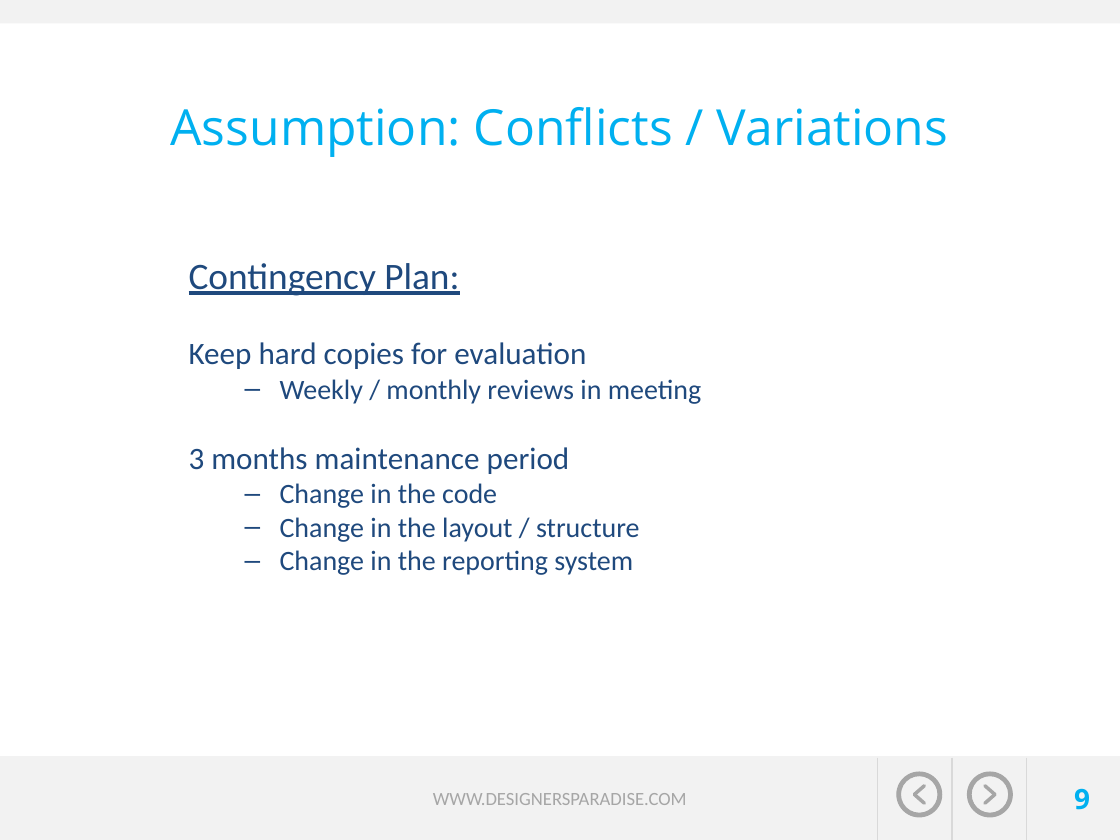
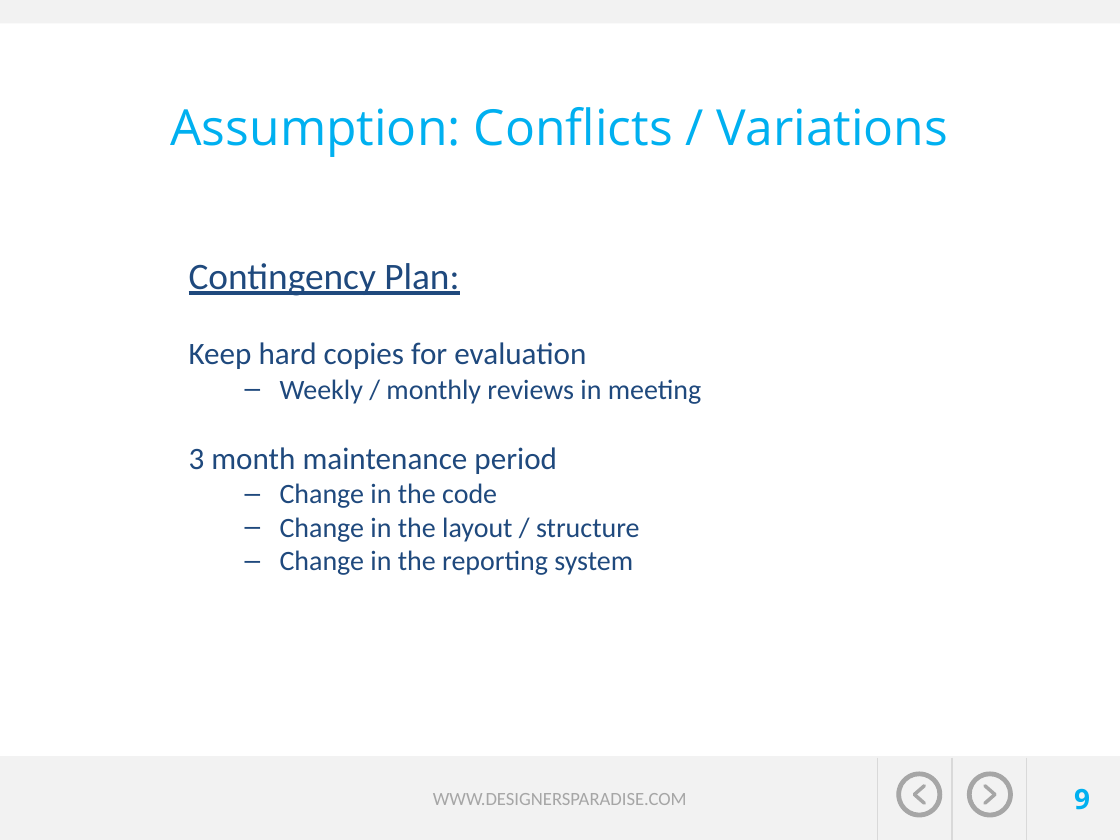
Before and after one commit to jvector-solutions/SAIT-OOSD-Team5, a slide deck: slide 9 of presentation/Travel expert presentation_Group5-John-Megha-Brian-Mahmood.pptx. Drawn at 1120x840 pixels with LibreOffice and Linux fonts; fonts in the diff are those of the drawing; background and template pictures are left out. Boxes give left, top, right and bottom in pixels: in the first picture for what was removed or moved away, otherwise in the second. Text is boxed around its words. In the diff, an @@ line names an element or a change of style, - is before the commit and + after.

```diff
--- a/presentation/Travel expert presentation_Group5-John-Megha-Brian-Mahmood.pptx
+++ b/presentation/Travel expert presentation_Group5-John-Megha-Brian-Mahmood.pptx
@@ text at bbox=[189, 447, 557, 474]: text changed @@
-3 months maintenance period
+3 month maintenance period
```
Also in this commit, not shown: 7 other slides changed, 1 slide added, 1 other file.
